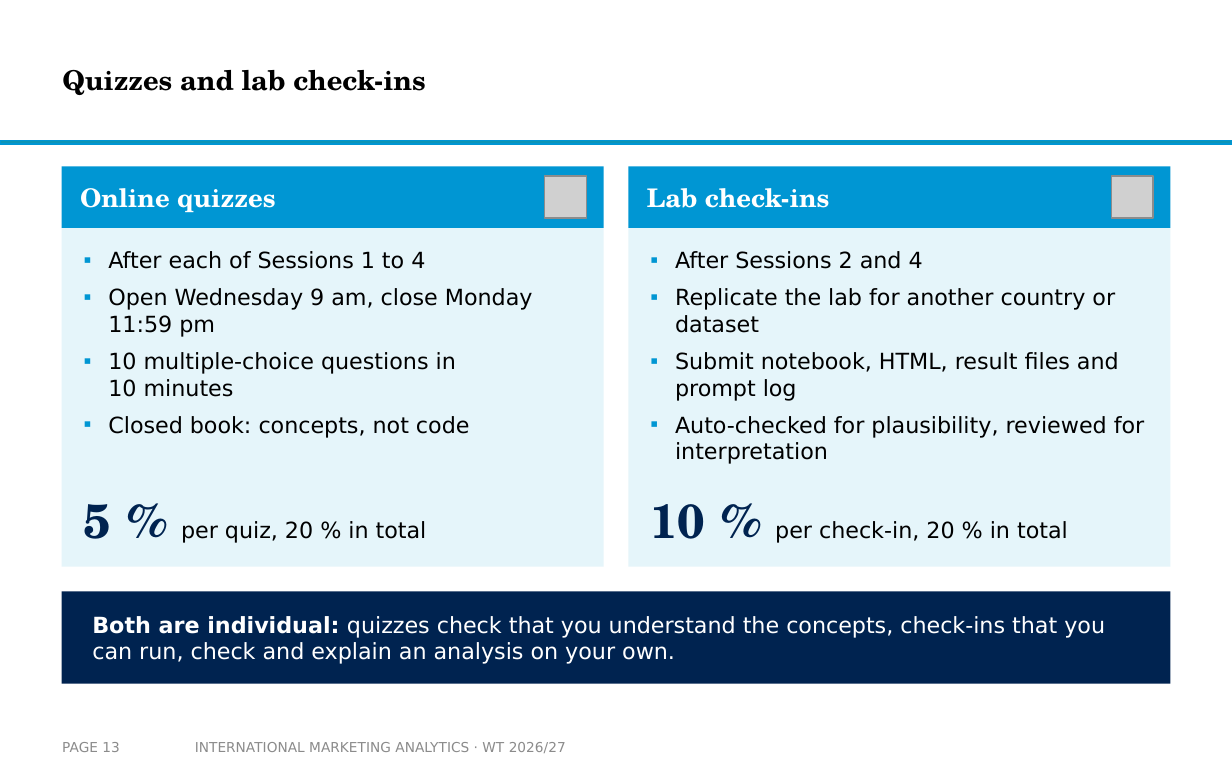
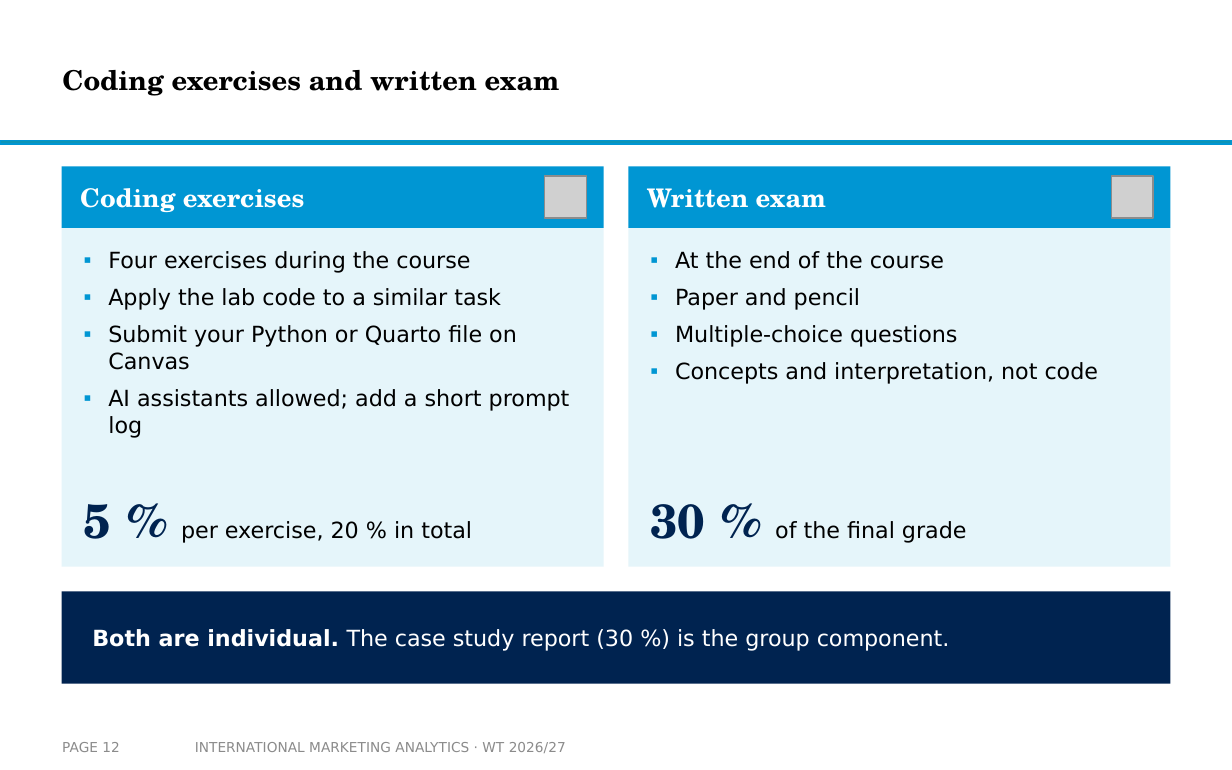
Before and after one commit to arnefloh-wu/International-Marketing-Analytics, a slide deck: slide 12 of slides/00a_course-content-and-style_WT26-27.pptx (slide 13 before the commit). Drawn at 1232x770 pixels with LibreOffice and Linux fonts; fonts in the diff are those of the drawing; grey boxes stand for pictures; background and template pictures are left out. Boxes give left, top, right and bottom in pixels: in the first picture for what was removed or moved away, otherwise in the second. Text is boxed around its words. In the diff, an @@ line names an element or a change of style, - is before the commit and + after.

```diff
--- a/slides/00a_course-content-and-style_WT26-27.pptx
+++ b/slides/00a_course-content-and-style_WT26-27.pptx
@@ title at bbox=[62, 70, 560, 96]: text changed @@
-Quizzes and lab check-ins
+Coding exercises and written exam
@@ text at bbox=[80, 188, 305, 213]: text changed @@
-Online quizzes
+Coding exercises
@@ text at bbox=[647, 188, 826, 208]: text changed @@
-Lab check-ins
+Written exam
@@ text at bbox=[108, 251, 570, 438]: text changed @@
-▪ After each of Sessions 1 to 4
-▪ Open Wednesday 9 am, close Monday 11:59 pm
-▪ 10 multiple-choice questions in 10 minutes
-▪ Closed book: concepts, not code
+▪ Four exercises during the course
+▪ Apply the lab code to a similar task
+▪ Submit your Python or Quarto file on Canvas
+▪ AI assistants allowed; add a short prompt log
@@ text at bbox=[675, 251, 1099, 384]: text changed @@
-▪ After Sessions 2 and 4
-▪ Replicate the lab for another country or dataset
-▪ Submit notebook, HTML, result files and prompt log
-▪ Auto-checked for plausibility, reviewed for interpretation
+▪ At the end of the course
+▪ Paper and pencil
+▪ Multiple-choice questions
+▪ Concepts and interpretation, not code
@@ text at bbox=[84, 504, 472, 543]: text changed @@
-5 % per quiz, 20 % in total
+5 % per exercise, 20 % in total
@@ text at bbox=[650, 504, 967, 543]: text changed @@
-10 % per check-in, 20 % in total
+30 % of the final grade
@@ text at bbox=[92, 629, 950, 651]: text changed @@
-Both are individual: quizzes check that you understand the concepts, check-ins that you can run, check and explain an analysis on your own.
+Both are individual. The case study report (30 %) is the group component.
@@ page number at bbox=[62, 742, 119, 752]: text changed @@
-PAGE 13
+PAGE 12
```
Also in this commit, not shown: 6 other slides changed, 2 slides added, 5 slides removed, 23 other files.
